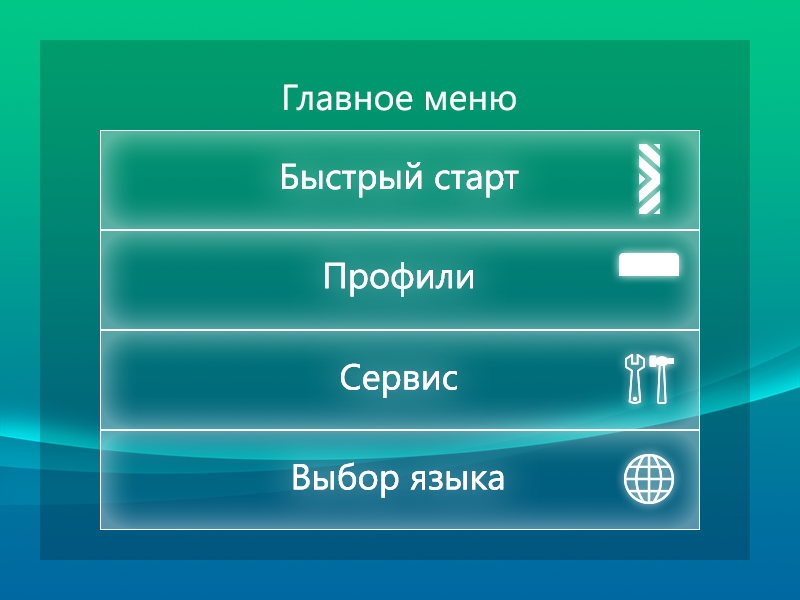
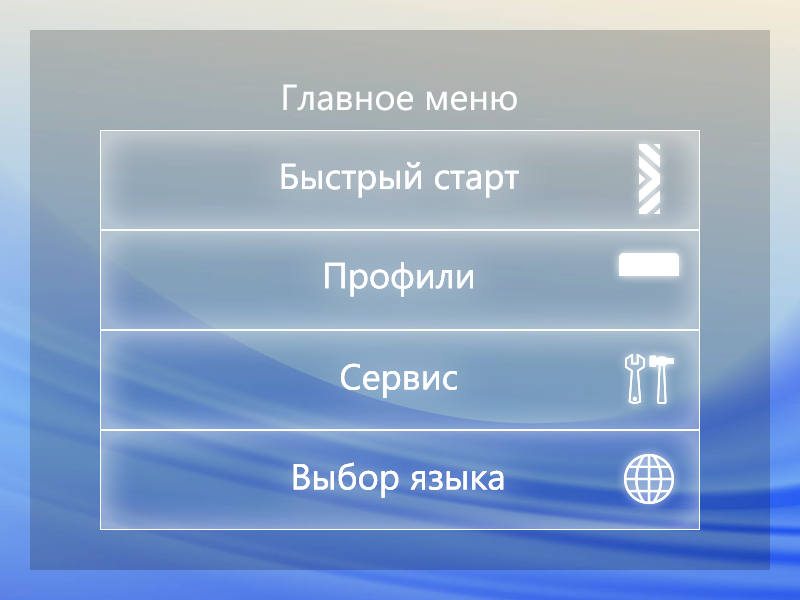
Layers edited between the first and the second 800 × 600 image:
painted on "Главное меню" over [283, 84, 517, 111]
painted on "Быстрый старт" (1st of 2, in "Menu" › "Menu Items (pressed)" › "Menu Item 1") over [281, 162, 519, 198]
painted on "Быстрый старт" (2nd of 2, in "Menu" › "Menu Items" › "Menu Item 1") over [281, 162, 519, 198]
showed "Work Panel Rasterized" over [0, 0, 800, 600]
